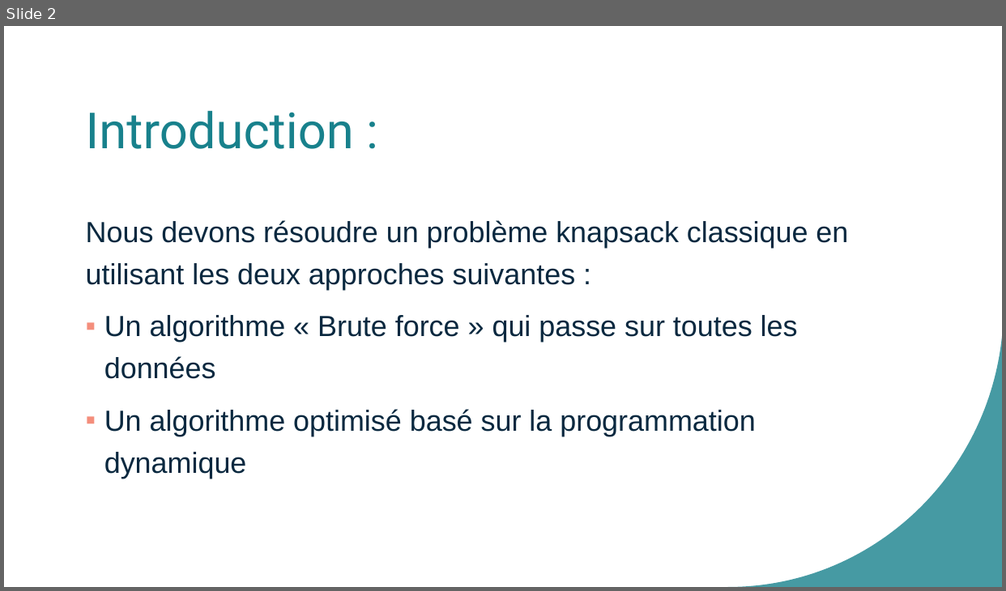
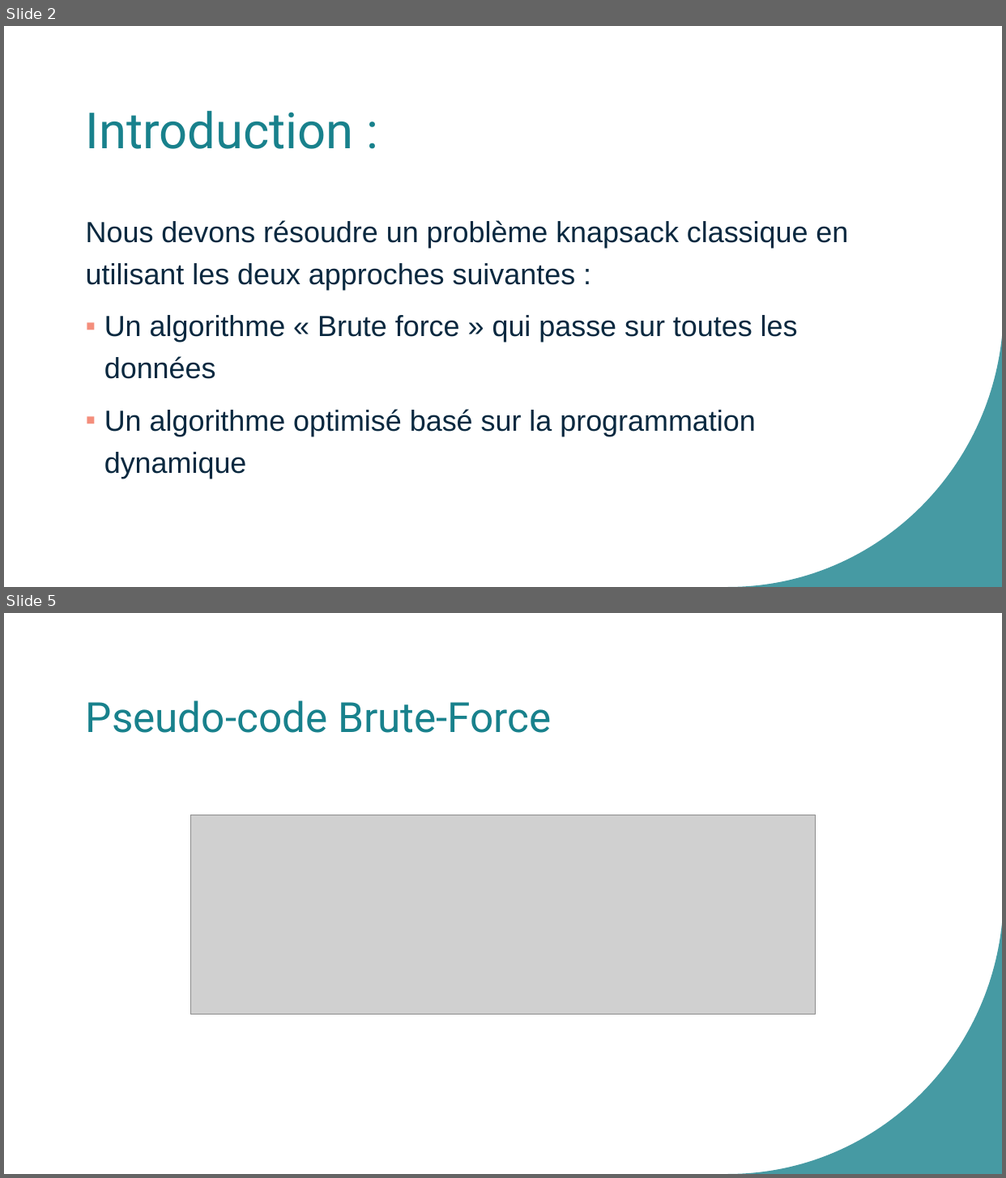
Before and after one commit to AlexandreDuthil/OC_P7, a slide deck: Présentation1.pptx. Shown one above the other, each under a label of ours: slide 2 before the commit, slides 2 and 5 after it; the slides between them are not shown. The pictures are 1006x591 and 1006x1178 pixels, drawn with LibreOffice and Linux fonts; fonts in the diff are those of the drawing; grey boxes stand for pictures. Boxes give left, top, right and bottom in pixels: in the first picture for what was removed or moved away, otherwise in the second. Text is boxed around its words. In the diff, an @@ line names an element or a change of style, - is before the commit and + after.

```diff
--- a/Présentation1.pptx
+++ b/Présentation1.pptx
@@ slide 5 added at (4, 613, 1002, 1174), background #FFFFFF; not listed: 1 template element that a slide beside it also shows @@
@@ title added at (86, 700, 552, 733), 40 pt, text #18818C @@
+Pseudo-code Brute-Force
@@ picture added at (190, 815, 816, 1015) @@
```
Also in this commit, not shown: 1 slide changed, 9 other slides added, 1 other file.
